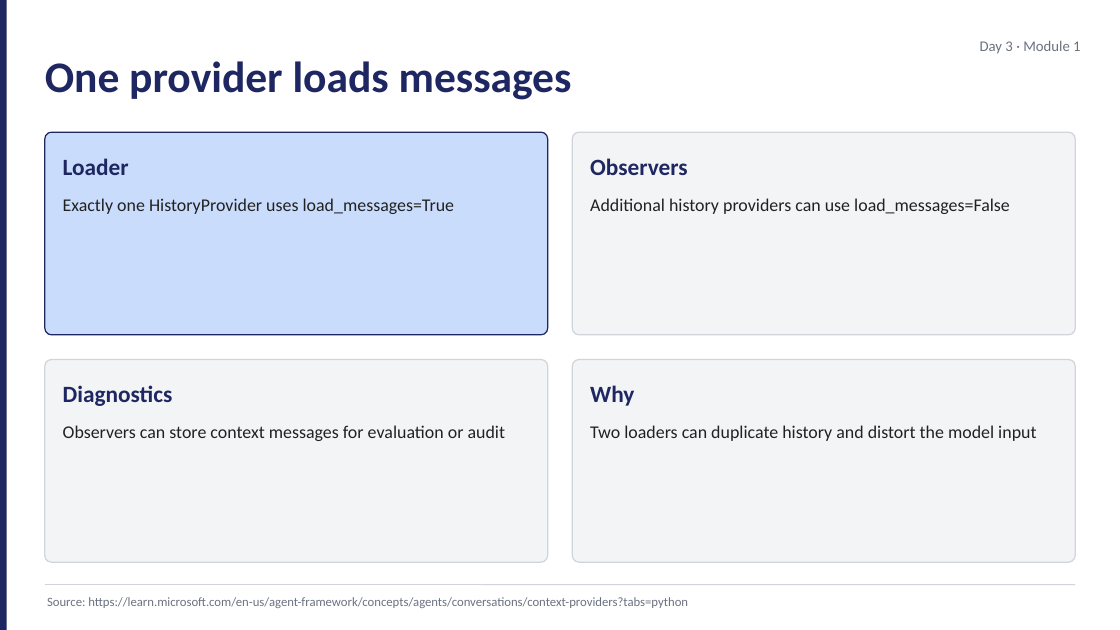
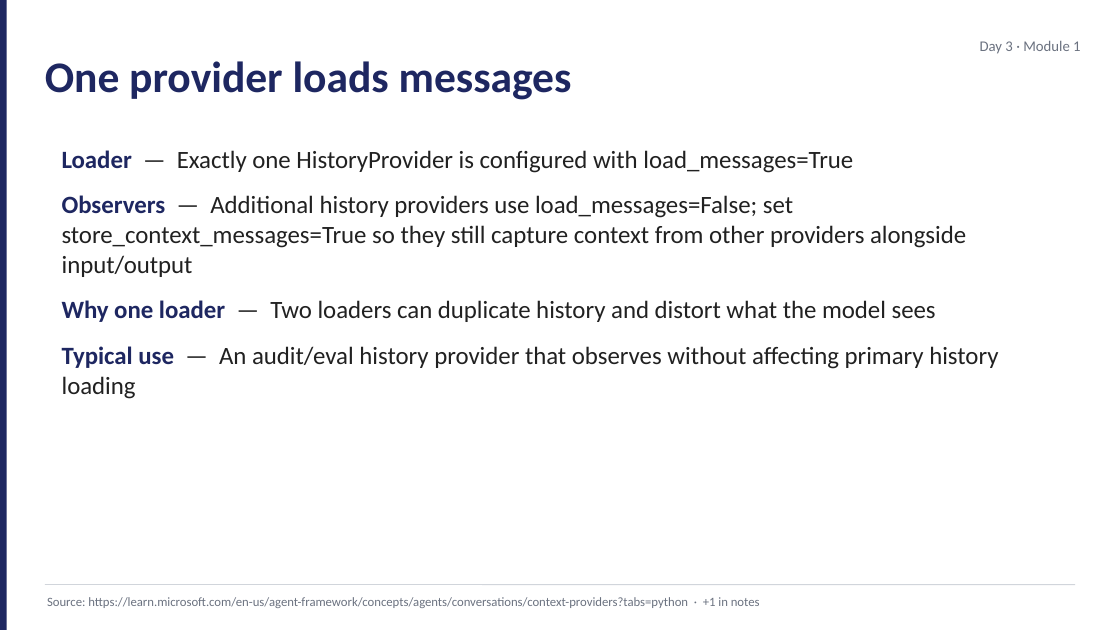
Before and after one commit to JimPiquant/Building-AI-Apps-and-Agents, a slide deck: slide 9 of decks/day3/module-1-sessions-state.pptx (slide 8 before the commit). Drawn at 1120x630 pixels with LibreOffice and Linux fonts; fonts in the diff are those of the drawing. Boxes give left, top, right and bottom in pixels: in the first picture for what was removed or moved away, otherwise in the second. Text is boxed around its words. In the diff, an @@ line names an element or a change of style, - is before the commit and + after.

```diff
--- a/decks/day3/module-1-sessions-state.pptx
+++ b/decks/day3/module-1-sessions-state.pptx
@@ rounded rectangle removed at <box>45,132,548,335</box> @@
@@ rounded rectangle removed at <box>572,132,1075,335</box> @@
@@ text added at <box>62,150,998,399</box>, 16 pt, text #212121 @@
+• Loader — Exactly one HistoryProvider is configured with load_messages=True
+• Observers — Additional history providers use load_messages=False; set store_context_messages=True so they still capture context from other providers alongside input/output
+• Why one loader — Two loaders can duplicate history and distort what the model sees
+• Typical use — An audit/eval history provider that observes without affecting primary history loading
@@ text removed at <box>63,158,129,175</box> @@
-Loader
@@ text removed at <box>590,158,688,175</box> @@
-Observers
@@ text removed at <box>63,198,455,214</box> @@
-Exactly one HistoryProvider uses load_messages=True
@@ text removed at <box>590,198,1010,214</box> @@
-Additional history providers can use load_messages=False
@@ rounded rectangle removed at <box>45,360,548,562</box> @@
@@ text removed at <box>63,385,173,406</box> @@
-Diagnostics
@@ rounded rectangle removed at <box>572,360,1075,562</box> @@
@@ text removed at <box>590,385,634,406</box> @@
-Why
@@ text removed at <box>63,425,505,441</box> @@
-Observers can store context messages for evaluation or audit
@@ text removed at <box>590,425,1036,441</box> @@
-Two loaders can duplicate history and distort the model input
@@ text at <box>47,597,760,608</box>: text changed @@
-Source: https://learn.microsoft.com/en-us/agent-framework/concepts/agents/conversations/context-providers?tabs=python
+Source: https://learn.microsoft.com/en-us/agent-framework/concepts/agents/conversations/context-providers?tabs=python · +1 in notes
```
Also in this commit, not shown: 5 other slides changed, 5 slides added, 4 slides removed, 28 other files.
